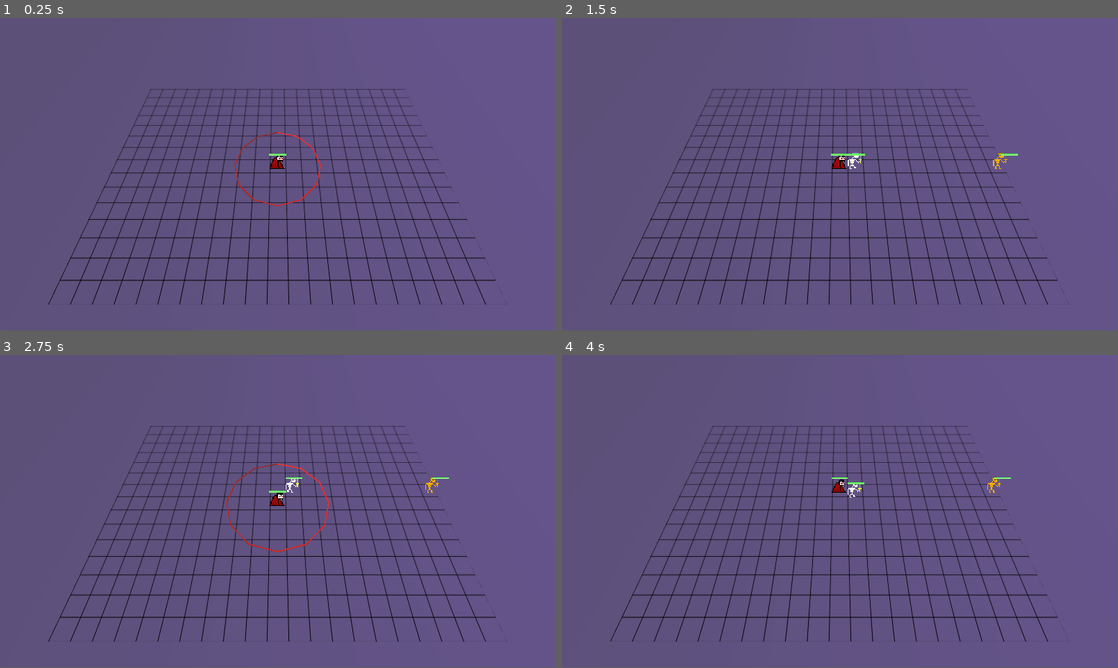
Above: before the commit, frames 1-4 (two rows, left to right).
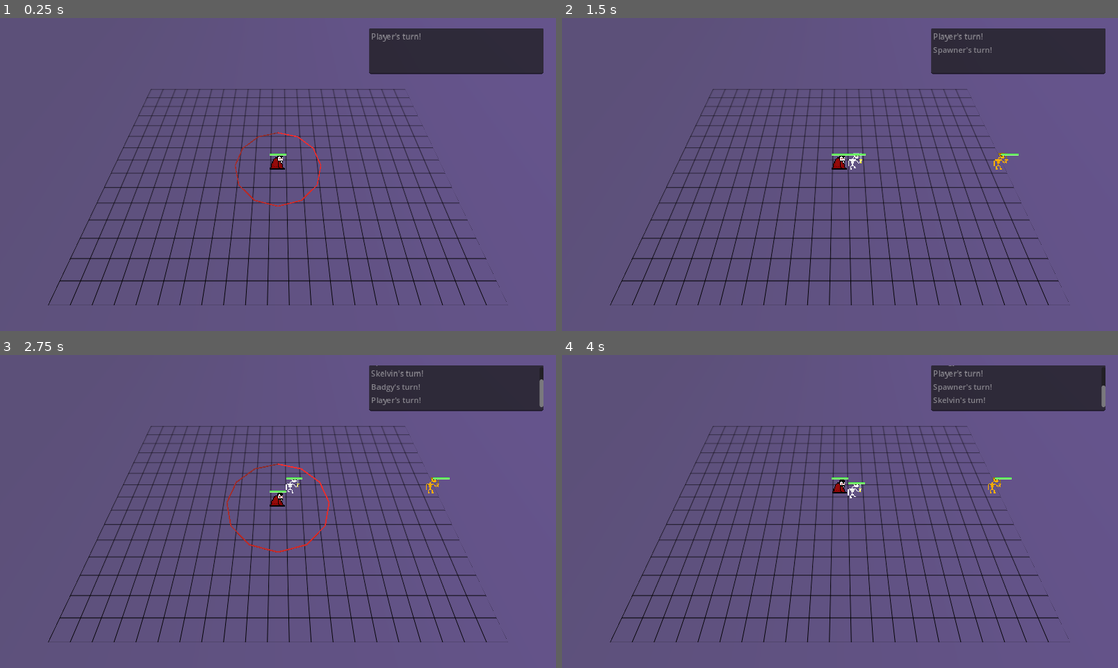
Above: after the commit, the same moments.

Repository: FlamingRat/ldjam55
Game: Godot game, scene res://levels/overworld.tscn
Same seed, same stepped clock (60 frames per second), same inputs: the game is played once before the commit and once after it.
Inputs:
- Up to frame 1 (0.25 s): no input
- Up to frame 2 (1.5 s): tap Enter (ui_accept) at 0.5, 0.77 s; hold Right (ui_right) 0.53-1.28 s; tap E (end_turn) at 0.6, 1.35 s; hold Down (ui_down) from 1.28 s (still down)
- Up to frame 3 (2.75 s): tap Enter (ui_accept) at 1.52 s; release Down (ui_down) at 2.03 s; hold Right (ui_right) from 2.03 s (still down); tap E (end_turn) at 2.1 s
- Up to frame 4 (4 s): release Right (ui_right) at 2.78 s; hold Up (ui_up) 2.78-3.53 s; tap E (end_turn) at 2.85, 3.6 s; tap Enter (ui_accept) at 3.02, 3.77 s; hold Left (ui_left) from 3.53 s (still down)
In our replay, the window is 799x449 before the commit and 800x450 after it. These sizes can differ from the game's own. Grey fills any space a smaller window leaves; there, only what the larger window draws over its background counts as a difference.

The runs differ from the first frame. In frame 1, 8.9% of the frame differs, in the area x 8-98%, y 3-92%; in frame 2, 9.0%; in frame 3, 9.0%; in frame 4, 9.0%.

Commit message:
Add log window

Diff:
--- a/common/attack_range.gd
+++ b/common/attack_range.gd
@@ -1,4 +1,5 @@
 extends Area3D
+class_name AttackRange
 
 
 @export var attack_damage: int = 5
@@ -14,13 +15,16 @@
 			continue
 
 		var alignment: Alignment = body.get_node('Alignment')
-		if not alignment or alignment.faction != faction_self:
-			var health = body.get_node('Health')
-			if not (health is Health):
-				continue
+		if alignment and alignment.faction == faction_self:
+			continue
 
-			print('Attacking ', body)
-			health.damage(attack_damage)
-			return true
+		var health = body.get_node('Health')
+		if not (health is Health):
+			continue
+
+		print('Attacking ', body)
+		health.damage(attack_damage)
+		GlobalEvents.attack.emit(self, health)
+		return true
 
 	return false
--- a/common/character_movement_controller.gd
+++ b/common/character_movement_controller.gd
@@ -18,11 +18,3 @@
 	if dir.x > 0 and not facing_right:
 		animation_tree.set('parameters/turn_right/request', AnimationNodeOneShot.ONE_SHOT_REQUEST_FIRE)
 		facing_right = true
-
-
-func move_left() -> void:
-	move(Vector3.LEFT)
-
-
-func move_right() -> void:
-	move(Vector3.RIGHT)
--- a/common/wander_movement.gd
+++ b/common/wander_movement.gd
@@ -6,8 +6,8 @@
 
 
 var actions = {
-	1: func(): movement_controller.move_right(),
-	2: func(): movement_controller.move_left(),
+	1: func(): movement_controller.move(Vector3.RIGHT),
+	2: func(): movement_controller.move(Vector3.LEFT),
 	3: func(): movement_controller.move(Vector3.FORWARD),
 	4: func(): movement_controller.move(Vector3.BACK),
 }
--- a/global_events.gd
+++ b/global_events.gd
@@ -1,8 +1,8 @@
 extends Node
-class_name GlobalEventsNode
 
 
 signal next_turn
+signal attack(attacker: AttackRange, health: Health)
 
 
 const TURN_TIME: float = 5
--- a/levels/overworld.tscn
+++ b/levels/overworld.tscn
@@ -1,10 +1,11 @@
-[gd_scene load_steps=15 format=3 uid="uid://beppg36hn1e7c"]
+[gd_scene load_steps=16 format=3 uid="uid://beppg36hn1e7c"]
 
 [ext_resource type="PackedScene" uid="uid://c7biv641mnrue" path="res://player/player.tscn" id="2_7cvbh"]
 [ext_resource type="Texture2D" uid="uid://dxqyj6coi7fmi" path="res://levels/grid.png" id="2_jwiha"]
 [ext_resource type="PackedScene" uid="uid://caut86utiy4sd" path="res://enemies/badgy.tscn" id="3_qrpkt"]
 [ext_resource type="Script" path="res://enemies/spawner.gd" id="3_r3tab"]
 [ext_resource type="Script" path="res://common/character_turn_listener.gd" id="5_6jcuj"]
+[ext_resource type="Script" path="res://ui/log.gd" id="6_c8um8"]
 
 [sub_resource type="Curve" id="Curve_j7rfp"]
 _data = [Vector2(0.168874, 0.541888), 0.0, 0.0, 0, 0, Vector2(0.814569, 0.680186), 0.0, 0.0, 0, 0]
@@ -70,4 +71,20 @@
 [node name="CharacterTurnListener" type="Node" parent="Spawner"]
 script = ExtResource("5_6jcuj")
 
+[node name="CanvasLayer" type="CanvasLayer" parent="."]
+
+[node name="TextEdit" type="TextEdit" parent="CanvasLayer"]
+anchors_preset = 15
+anchor_right = 1.0
+anchor_bottom = 1.0
+offset_left = 765.0
+offset_top = 21.0
+offset_right = -26.0
+offset_bottom = -532.0
+grow_horizontal = 2
+grow_vertical = 2
+editable = false
+wrap_mode = 1
+script = ExtResource("6_c8um8")
+
 [connection signal="on_turn" from="Spawner/CharacterTurnListener" to="Spawner" method="_on_character_turn_listener_on_turn"]
--- a/player/player.gd
+++ b/player/player.gd
@@ -88,7 +88,7 @@
 	if not steps_available or player_state != PlayerState.WALKING:
 		return
 
-	movement.move_left()
+	movement.move(Vector3.LEFT)
 	steps_available -= 1
 
 
@@ -96,7 +96,7 @@
 	if not steps_available or player_state != PlayerState.WALKING:
 		return
 
-	movement.move_right()
+	movement.move(Vector3.RIGHT)
 	steps_available -= 1
 
 
--- a/project.godot
+++ b/project.godot
@@ -19,6 +19,11 @@
 
 GlobalEvents="*res://global_events.gd"
 
+[display]
+
+window/stretch/mode="canvas_items"
+window/stretch/aspect="ignore"
+
 [input]
 
 end_turn={
--- /dev/null
+++ b/ui/log.gd
@@ -0,0 +1,17 @@
+extends TextEdit
+
+
+func _ready():
+	GlobalEvents.next_turn.connect(announce_turn)
+	text += GlobalEvents.current_turn_unit.name + "'s turn!"
+
+	GlobalEvents.attack.connect(announce_attack)
+
+
+func announce_turn(unit: Node3D):
+	text += '\n' + unit.name + "'s turn!"
+	set_caret_line(get_line_count())
+
+
+func announce_attack(attacker: AttackRange, target: Health):
+	text += '\n' + attacker.get_parent().name + ' attacks ' + target.get_parent().name + '!'
